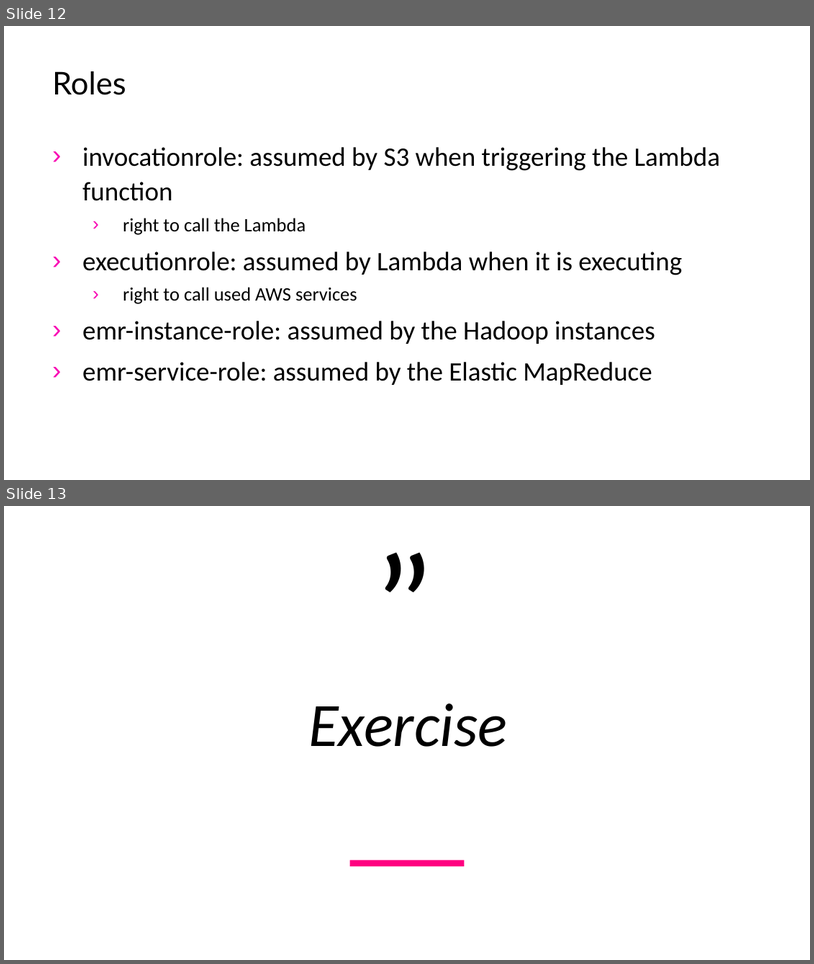
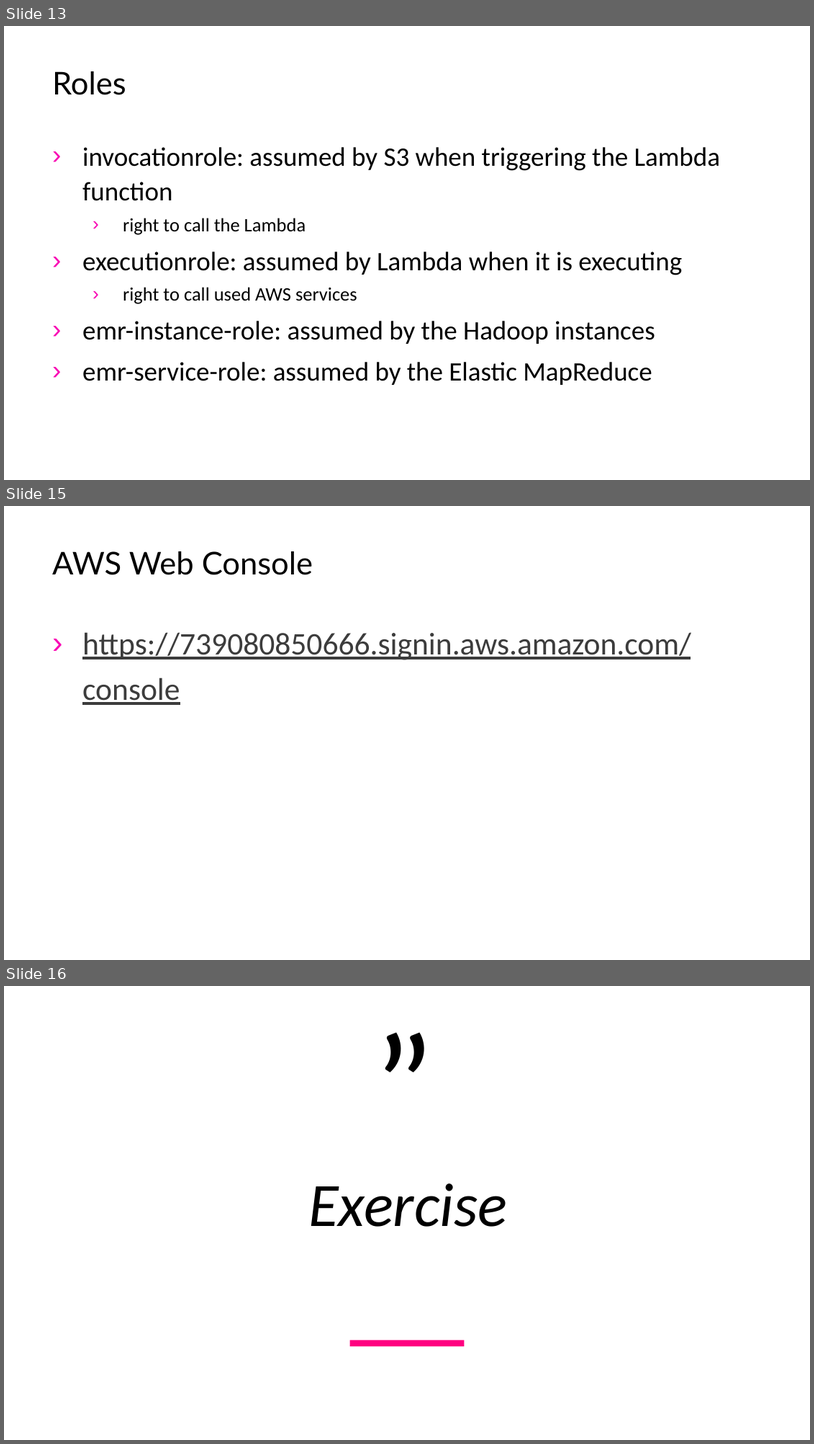
Before and after one commit to samion/aws-lambda, a slide deck: AWS-Lambda.pptx. Shown one above the other, each under a label of ours: slides 12 and 13 before the commit, slides 13, 15 and 16 after it; the slides between them are not shown. The pictures are 814x964 and 814x1444 pixels, drawn with LibreOffice and Linux fonts; fonts in the diff are those of the drawing; background and template pictures are left out. Boxes give left, top, right and bottom in pixels: in the first picture for what was removed or moved away, otherwise in the second. Text is boxed around its words. In the diff, an @@ line names an element or a change of style, - is before the commit and + after.

```diff
--- a/AWS-Lambda.pptx
+++ b/AWS-Lambda.pptx
@@ slide 15 added at [4,506,810,960], background #FFFFFF @@
@@ title added at [52,551,313,575], 28 pt, text #000000 @@
+AWS Web Console
@@ text added at [82,632,692,705], 28 pt, text #3C3C3C, underline @@
+› https://739080850666.signin.aws.amazon.com/console
@@ what was slide 12 is now slide 13 @@
@@ what was slide 13 is now slide 16 @@
```
Also in this commit, not shown: 7 slides changed, 5 other slides added.
